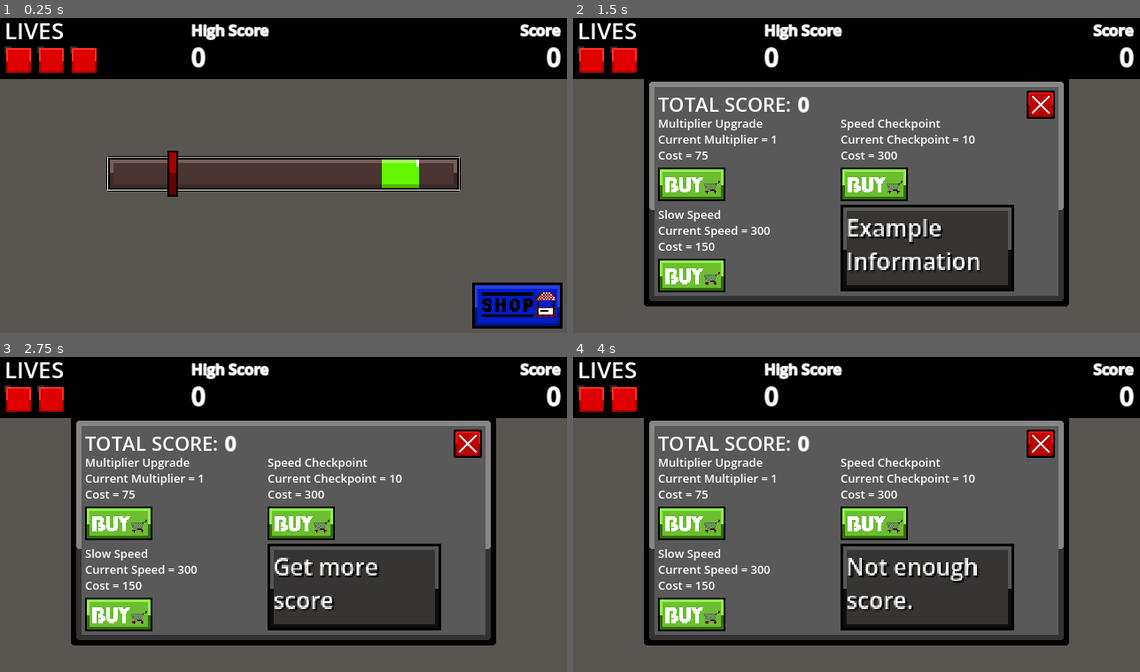
Above: before the commit, frames 1-4 (two rows, left to right).
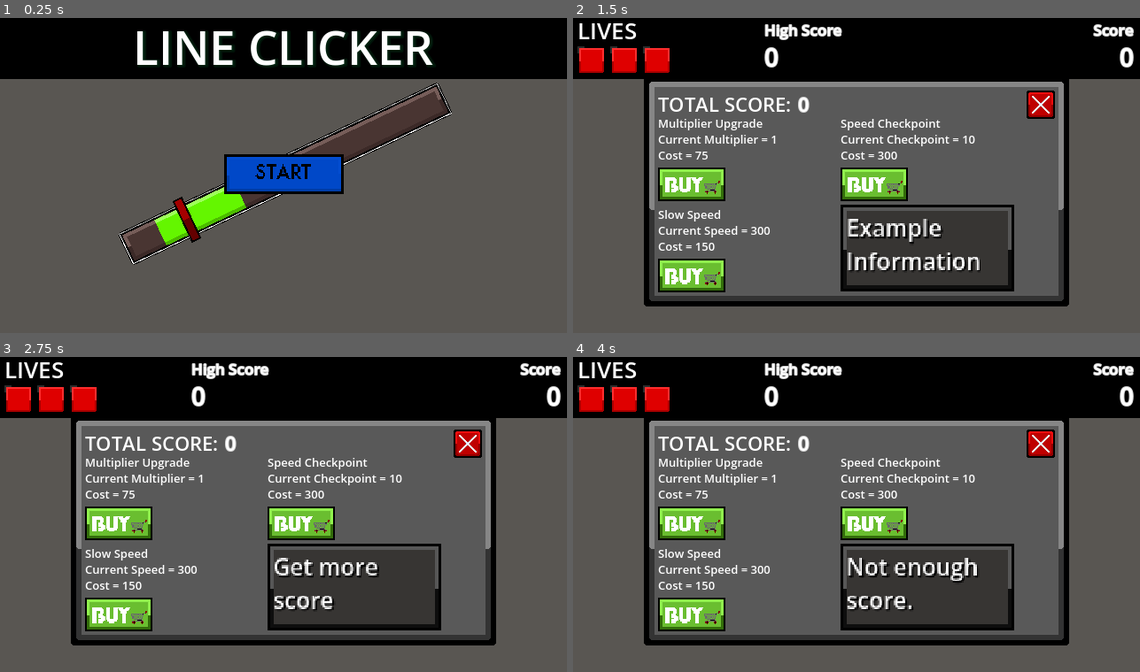
Above: after the commit, the same moments.

Repository: d3V-E/Line-Clicker-Game
Game: Godot game, scene res://scenes/start.tscn
Two runs of this game, one before a commit and one after it. Both use one fixed random seed, a clock stepped at 60 frames per second and the inputs below. Before the commit the project starts from res://scenes/main_game.tscn.
Inputs (mouse positions are in pixels of both pictures, inside the frame that each line leads up to):
- Up to frame 1 (0.25 s): no input
- Up to frame 2 (1.5 s): click (856, 172) at 0.52 s; click (1088, 304) at 1.25 s
- Up to frame 3 (2.75 s): click (119, 615) at 2 s
- Up to frame 4 (4 s): click (873, 523) at 2.75 s; click (692, 523) at 3.5 s

The runs differ from the first frame. In frame 1, 19% of the frame differs, in the area x 0-100%, y 1-99%; in frame 2, 0.4%; in frame 3, 0.4%; in frame 4, 0.4%.

Commit message:
Update 13

Diff:
--- a/project.godot
+++ b/project.godot
@@ -11,7 +11,7 @@
 [application]
 
 config/name="Line Clicker Game"
-run/main_scene="uid://dqvarotspa7o"
+run/main_scene="uid://dil7io0k1lwjd"
 config/features=PackedStringArray("4.7", "Forward Plus")
 config/icon="res://icon.svg"
 
--- a/scenes/main_game.tscn
+++ b/scenes/main_game.tscn
@@ -131,7 +131,7 @@
 text = "COST = 50"
 
 [node name="Combo" type="RichTextLabel" parent="CanvasLayer" unique_id=26918410]
-anchors_preset = 8
+anchors_preset = -1
 anchor_left = 0.5
 anchor_top = 0.5
 anchor_right = 0.5
@@ -142,11 +142,13 @@
 offset_bottom = 57.0
 grow_horizontal = 2
 grow_vertical = 2
+pivot_offset = Vector2(101, 18)
 text = "COMBO = 0x"
 horizontal_alignment = 1
 vertical_alignment = 1
 
 [node name="Shop" type="Sprite2D" parent="CanvasLayer" unique_id=1093649891]
+visible = false
 position = Vector2(320, 200)
 texture = ExtResource("9_nqdth")
 
--- /dev/null
+++ b/scenes/start.gd
@@ -0,0 +1,23 @@
+extends Node2D
+
+
+@onready var start : TextureButton = $CanvasLayer/Start
+
+
+func _ready():
+	start.pivot_offset = start.size / 2
+
+
+
+
+func _on_start_button_down():
+	var tween = get_tree().create_tween()
+	tween.tween_property(start , "scale" , Vector2(.9 , .9), .1)
+
+
+
+
+func _on_start_button_up():
+	var tween = get_tree().create_tween()
+	tween.tween_property(start , "scale" , Vector2 ( 1, 1), .1)
+	get_tree().change_scene_to_file("res://scenes/main_game.tscn")
--- /dev/null
+++ b/scenes/start.tscn
@@ -0,0 +1,66 @@
+[gd_scene format=3 uid="uid://dil7io0k1lwjd"]
+
+[ext_resource type="Script" uid="uid://bqscwdp62vgng" path="res://scenes/start.gd" id="1_bodal"]
+[ext_resource type="Texture2D" uid="uid://dvwct8y6t0ov5" path="res://assets/Main Background.png" id="1_u80x2"]
+[ext_resource type="Texture2D" uid="uid://ba8n7goe33j70" path="res://assets/1.png" id="2_bodal"]
+[ext_resource type="Texture2D" uid="uid://3305w7cubpbw" path="res://assets/Line Bar.png" id="3_y16t7"]
+[ext_resource type="Texture2D" uid="uid://s6qjtkeqsq5d" path="res://assets/Green Indicator.png" id="4_4ge6i"]
+[ext_resource type="Texture2D" uid="uid://plt2drchkexg" path="res://assets/Indicator.png" id="5_8itgj"]
+
+[node name="Start" type="Node2D" unique_id=1918404206]
+script = ExtResource("1_bodal")
+
+[node name="CanvasLayer" type="CanvasLayer" parent="." unique_id=443795764]
+
+[node name="MainBackground" type="Sprite2D" parent="CanvasLayer" unique_id=586003453]
+position = Vector2(320, 180)
+texture = ExtResource("1_u80x2")
+
+[node name="Game Header" type="RichTextLabel" parent="CanvasLayer" unique_id=978563705]
+anchors_preset = 5
+anchor_left = 0.5
+anchor_right = 0.5
+offset_left = -320.0
+offset_right = 320.0
+offset_bottom = 73.0
+grow_horizontal = 2
+theme_override_colors/font_shadow_color = Color(1.3837591e-07, 0.31598943, 0.13725275, 0.24313726)
+theme_override_constants/shadow_outline_size = 8
+theme_override_constants/shadow_offset_x = 2
+theme_override_constants/shadow_offset_y = 1
+theme_override_font_sizes/normal_font_size = 53
+text = "LINE CLICKER"
+horizontal_alignment = 1
+vertical_alignment = 1
+
+[node name="LineBar" type="Sprite2D" parent="CanvasLayer" unique_id=2110445753]
+position = Vector2(322, 180)
+rotation = -0.44251183
+texture = ExtResource("3_y16t7")
+
+[node name="GreenIndicator" type="Sprite2D" parent="CanvasLayer/LineBar" unique_id=1963942364]
+position = Vector2(-106, 0)
+texture = ExtResource("4_4ge6i")
+
+[node name="Indicator" type="Sprite2D" parent="CanvasLayer/LineBar" unique_id=1585279601]
+position = Vector2(-122.57531, -0.54007304)
+scale = Vector2(0.9999999, 0.9999999)
+texture = ExtResource("5_8itgj")
+
+[node name="Start" type="TextureButton" parent="CanvasLayer" unique_id=624574377]
+anchors_preset = 8
+anchor_left = 0.5
+anchor_top = 0.5
+anchor_right = 0.5
+anchor_bottom = 0.5
+offset_left = -67.5
+offset_top = -22.5
+offset_right = 67.5
+offset_bottom = 22.5
+grow_horizontal = 2
+grow_vertical = 2
+texture_normal = ExtResource("2_bodal")
+stretch_mode = 0
+
+[connection signal="button_down" from="CanvasLayer/Start" to="." method="_on_start_button_down"]
+[connection signal="button_up" from="CanvasLayer/Start" to="." method="_on_start_button_up"]
--- a/scripts/main_game.gd
+++ b/scripts/main_game.gd
@@ -110,6 +110,10 @@
 			score += (2 * multiplier)
 			combo += 1
 			combotext.visible = true
+			if combo % 15 == 0:
+				needle.modulate = Color(randf(), randf() , randf() , 1)
+			if combo >= 50:
+				score += 1
 			$CanvasLayer/Combo.text = "COMBO = "+ str(combo)+ "x"
 			$CanvasLayer/Score.text = str(score)
 			tween.tween_property(green , "scale" , Vector2(1 , 1), .1)
Binary file added: assets/1.png
Not shown, added: assets/1.png.import
Not shown, added: scenes/start.gd.uid
